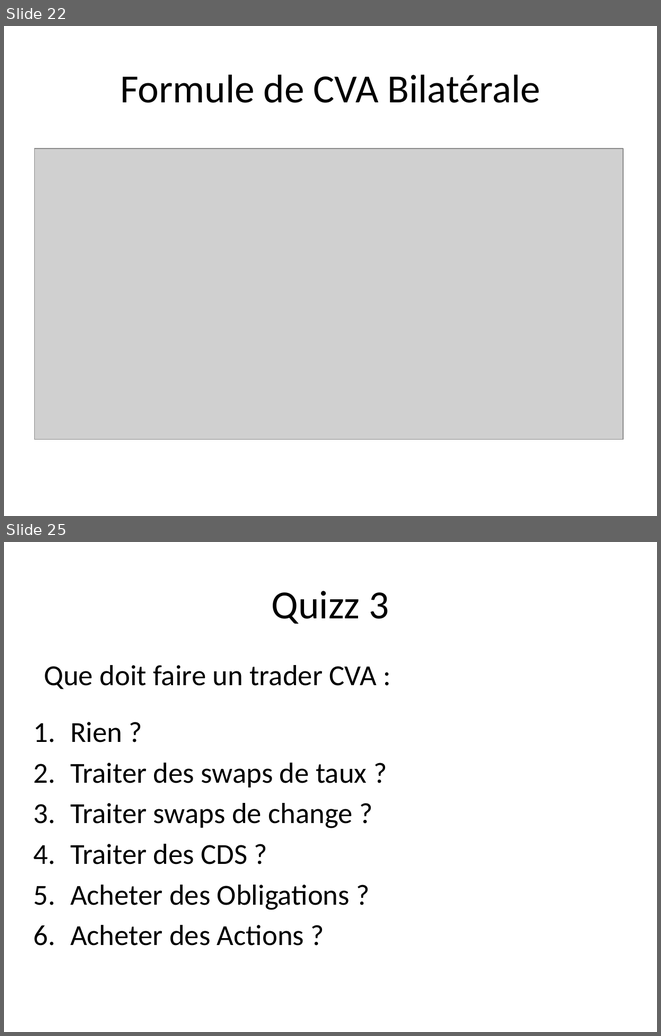
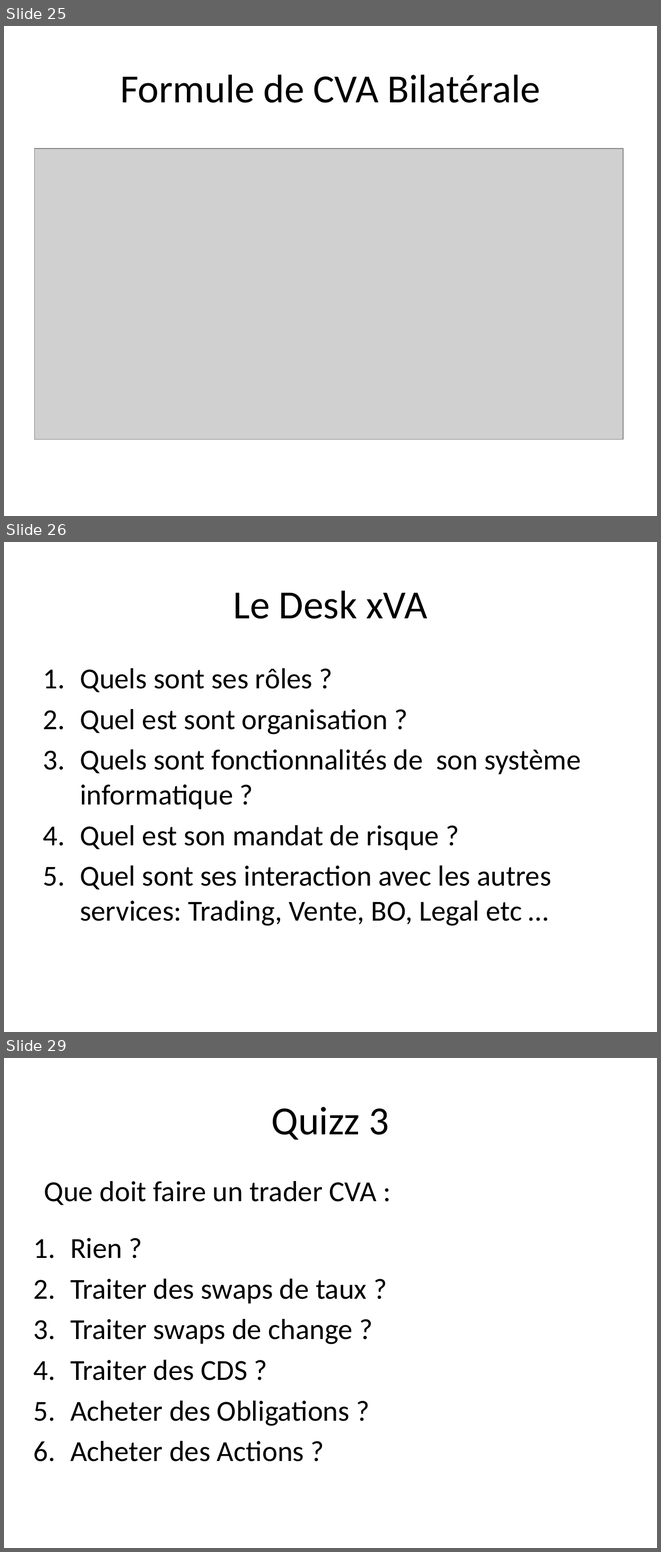
Before and after one commit to rguillemot/Formation_Finance, a slide deck: CVA/CVA.pptx. Shown one above the other, each under a label of ours: slides 22 and 25 before the commit, slides 25, 26 and 29 after it; the slides between them are not shown. The pictures are 661x1036 and 661x1552 pixels, drawn with LibreOffice and Linux fonts; fonts in the diff are those of the drawing; grey boxes stand for pictures. Boxes give left, top, right and bottom in pixels: in the first picture for what was removed or moved away, otherwise in the second. Text is boxed around its words. In the diff, an @@ line names an element or a change of style, - is before the commit and + after.

```diff
--- a/CVA/CVA.pptx
+++ b/CVA/CVA.pptx
@@ slide 26 added at (4,542,657,1032), background #FFFFFF @@
@@ title added at (233,590,427,619), 44 pt, text #000000 @@
+Le Desk xVA
@@ text added at (80,668,581,926), 32 pt, text #000000 @@
+1. Quels sont ses rôles ?
+2. Quel est sont organisation ?
+3. Quels sont fonctionnalités de son système informatique ?
+4. Quel est son mandat de risque ?
+5. Quel sont ses interaction avec les autres services: Trading, Vente, BO, Legal etc …
@@ what was slide 22 is now slide 25 @@
@@ what was slide 25 is now slide 29 @@
```
Also in this commit, not shown: 5 slides changed, 4 other slides added, 1 slide removed.
